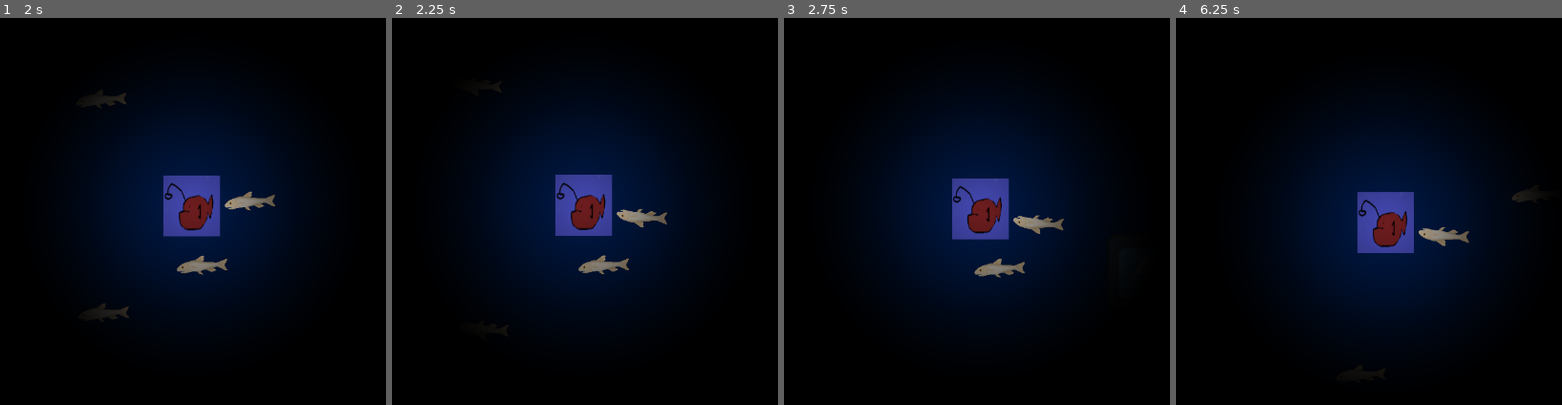
Above: before the commit, frames 1-4 (left to right).
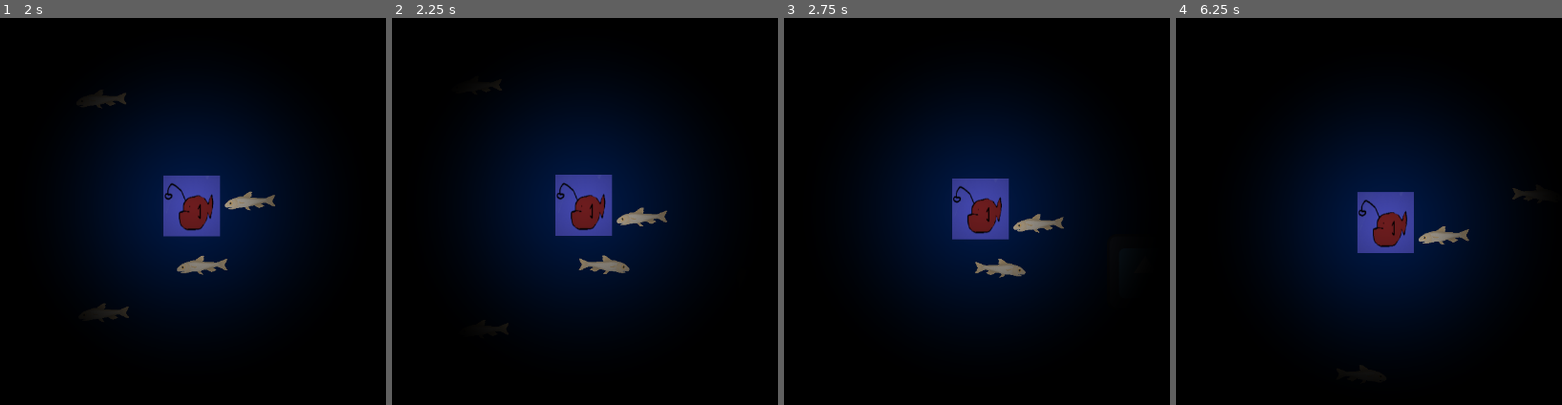
Above: after the commit, the same moments.

Repository: JeromeIsntDev/OceanX_HKthon_BioEvanescence
Game: Godot game, scene res://scenes/main.tscn
Same seed, same stepped clock (60 frames per second), same inputs: the game is played once before the commit and once after it. The engine's default icon, where the game draws it, is replaced by a stand-in: a white triangle on a blue panel in a dark square.
Inputs:
- Up to frame 1 (2 s): hold D (ui_right) 0.53-1.28 s; hold S (ui_down) from 1.28 s (still down)
- Up to frame 2 (2.25 s): release S (ui_down) at 2.03 s; hold D (ui_right) from 2.03 s (still down)
- Up to frame 3 (2.75 s): keep holding D (ui_right)
- Up to frame 4 (6.25 s): release D (ui_right) at 2.78 s; hold W (ui_up) 2.78-3.53 s; hold A (ui_left) 3.53-5.03 s; hold S (ui_down) 5.03-5.78 s; hold D (ui_right) from 5.78 s (still down)

Frame 1 is identical in both runs. In frame 2, 0.5% of the frame differs, in the area x 27-72%, y 18-80%; in frame 3, 0.5%, in the area x 49-73%, y 50-67%; in frame 4, 0.3%.

Commit message:
Corrected Orientation

Diff:
--- a/scenes/lvl1_prey.gd
+++ b/scenes/lvl1_prey.gd
@@ -25,7 +25,7 @@
 
 		State.SWIM:
 			velocity = swimDirection * SPEED
-			sprite.flip_v = swimDirection.x < 0  # flip if moving left
+			sprite.flip_h = swimDirection.x > 0  # flip if moving left
 
 			if stateDuration >= SWIM_DURATION:
 				change_state(State.IDLE)
